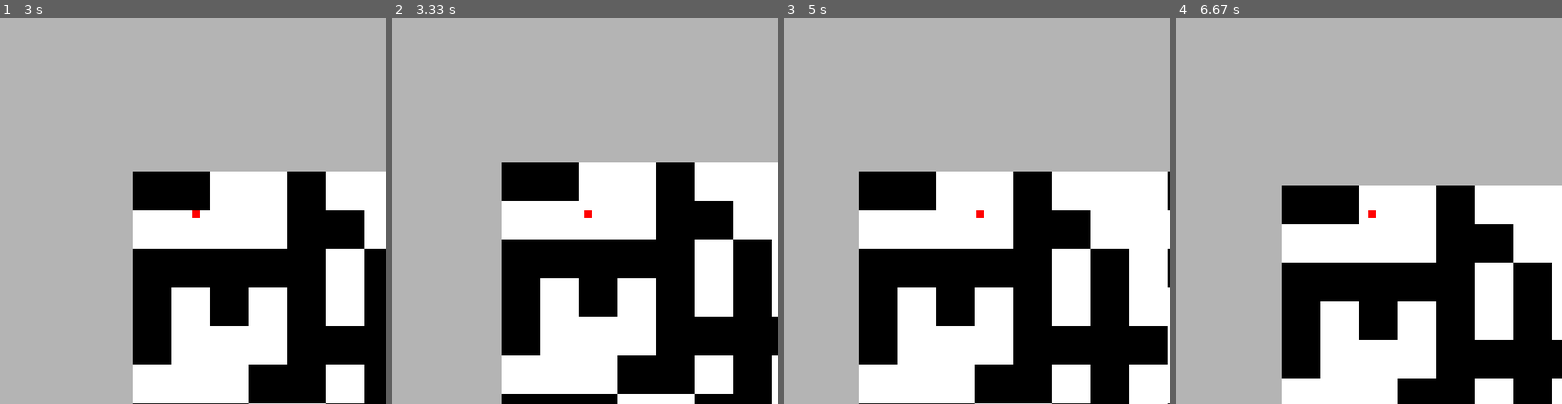
Above: before the commit, frames 1-4 (left to right).
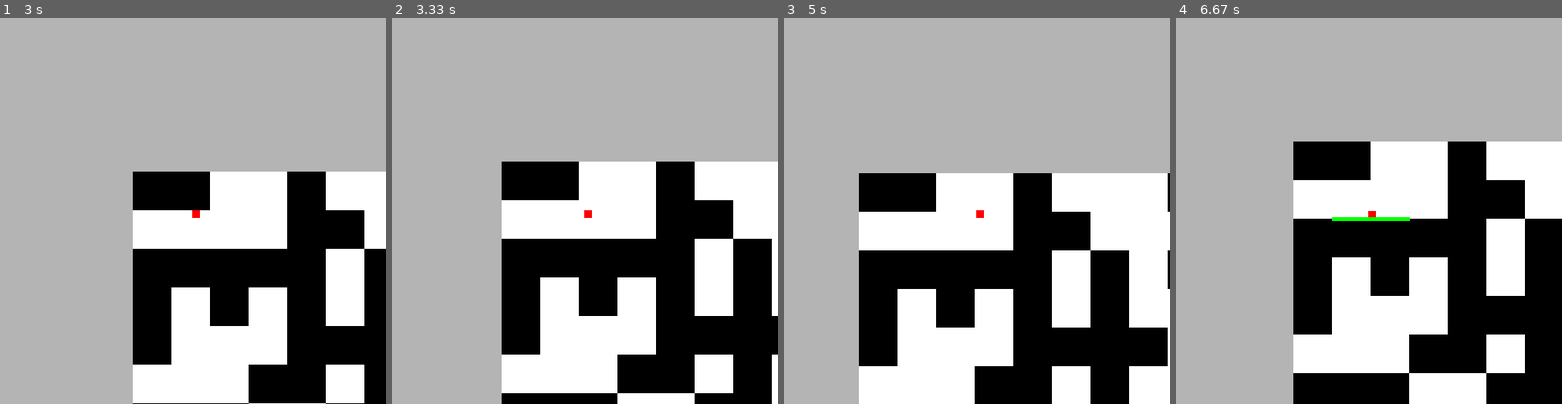
Above: after the commit, the same moments.

Repository: sillypantscoder/pygame_platformer_2
Game: pygame game, started from main.py
Two runs of this game, one before a commit and one after it. Both use one fixed random seed, a clock stepped at 60 frames per second and the inputs below.
Inputs (mouse positions are in pixels of both pictures, inside the frame that each line leads up to):
- Up to frame 1 (3 s): click "Go >" at 0.38 s; hold Right 0.67-1.13 s; move the mouse to (177, 226) at 0.7 s; hold Right 1.17-1.63 s; hold Left 1.67-2.2 s; hold Left 2.23-2.63 s; hold Up from 2.67 s (still down)
- Up to frame 2 (3.33 s): release Up at 3.03 s; hold Right from 3.07 s (still down)
- Up to frame 3 (5 s): release Right at 3.7 s; hold Left 3.73-4.2 s; hold Right 4.23-4.7 s; hold Up from 4.73 s (still down)
- Up to frame 4 (6.67 s): release Up at 5.03 s; hold Right 5.07-5.53 s; hold Left 5.57-6.1 s; hold Left 6.13-6.53 s; hold Right from 6.57 s (still down)

Frame 1 is identical in both runs. In frame 2, 0.6% of the frame differs, in the area x 28-100%, y 37-98%; in frame 3, 1.2%; in frame 4, 30%, in the area x 27-100%, y 32-100%.

Commit message:
Jump slightly higher
Jump velocity increased to 3.1 to make it easier to make 2-block high jumps.

Diff:
--- a/main.py
+++ b/main.py
@@ -105,7 +105,7 @@
 				v[1] = 0
 				playerpos[1] = platform.top - 10
 				if keys[pygame.K_UP]:
-					v[1] = -3
+					v[1] = -3.1
 				pygame.draw.line(totalScreen, (0, 255, 0), platform.topleft, platform.topright, 5)
 			else:
 				if platform.left - player.right > -5:
